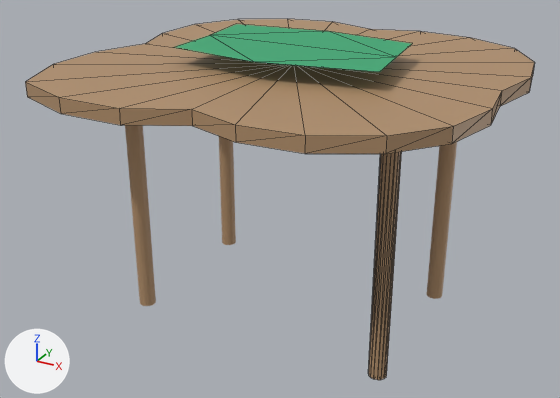
What one commit did to the glTF model assets/mesas/mesa_organica_v03.glb.
Before and after are seen from a camera (50 mm lens) standing at (1.0, -1.899, 0.606) and looking at (-0.023, -0.04, -0.324). Lighting does not change. The marker at lower left points along +X, +Y and +Z. The first picture is the older version. Mesh edges are drawn as thin lines on the coarser meshes. Vertices at exactly the same position are counted once.

Script lines for the objects in view, before the commit:
```python
me_fieltro_v3 = bpy.data.meshes.new('Fieltro_V3')
me_fieltro_v3.from_pydata([(-0.28, -0.18, 0.049), (0.0, -0.22, 0.049), (0.32, -0.16, 0.049), (0.3, 0.0, 0.049), (0.28, 0.18, 0.049), (0.0, 0.22, 0.049), (-0.3, 0.18, 0.049), (-0.28, 0.0, 0.049)], [], [(7, 0, 1), (1, 2, 3), (3, 4, 5), (5, 6, 7), (7, 1, 3), (3, 5, 7)])
me_fieltro_v3.materials.append(mat_fieltro)  # green #3faa76
me_pata_v1_3_001 = bpy.data.meshes.new('Pata_V1_3.001')
me_pata_v1_3_001.from_pydata(...)  # a 16-sided cylinder along z spanning x -0.415..-0.365, y 0.215..0.265, z -0.68..0.02
me_pata_v1_3_001.materials.append(mat_madera)  # brown #b3906c
me_tapa_v3 = bpy.data.meshes.new('Tapa_V3')
me_tapa_v3.from_pydata(...)  # 50 vertices, 96 faces; spans x -0.583..0.616, y -0.575..0.596, z 0.038..0.082
me_tapa_v3.materials.append(mat_madera)  # brown #b3906c
ob_fieltro_v3 = bpy.data.objects.new('Fieltro_V3', me_fieltro_v3)
ob_fieltro_v3.location = (0.0, 0.0, 0.082)
ob_pata_v1_3 = bpy.data.objects.new('Pata_V1_3', me_pata_v1_3_001)
ob_pata_v1_3.location = (0.0, 0.0, 0.0)
ob_tapa_organica_v3 = bpy.data.objects.new('Tapa_Organica_V3', me_tapa_v3)
ob_tapa_organica_v3.location = (0.0, 0.0, 0.0)
# also in view: 'Pata_V1_2' at (0.39, -0.24, -0.33); 'Pata_V1_1' at (-0.39, -0.24, -0.33); 'Pata_V1_4' at (0.39, 0.24, -0.33)
```
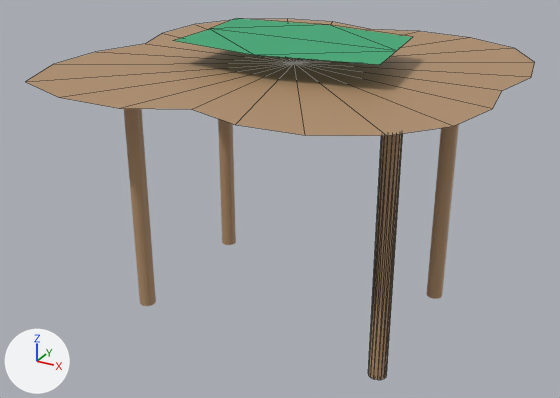
What differs and where, as boxes (x1, y1, x2, y2) in the pictures (560 x 398 px):
'Tapa_Organica_V3', reshaped (13% shorter): before (25, 19, 534, 154); after (26, 19, 534, 136)
'Fieltro_V3', moved: before (175, 24, 412, 72); after (173, 18, 413, 65)
part 1 of me_tapa_v3, deleted (brown): before (25, 67, 534, 154)

Patch to the scene script:
```diff
--- a/assets/mesas/mesa_organica_v03.glb.py
+++ b/assets/mesas/mesa_organica_v03.glb.py
@@ me_tapa_v3 @@
 # used by ob_tapa_organica_v3; location = (0.0, 0.0, 0.0)
-me_tapa_v3.from_pydata(...)  # 50 vertices, 96 faces; spans x -0.583..0.616, y -0.575..0.596, z 0.038..0.082
+me_tapa_v3.from_pydata(...)  # 25 vertices, 24 faces; spans x -0.583..0.616, y -0.575..0.596, z 0.078..0.082
+# me_tapa_v3 part 1
+# 25 vertices are removed from x -0.583..0.616, y -0.575..0.596, z 0.038..0.042
+# 72 faces are deleted
 me_tapa_v3.materials.append(mat_madera)
@@ ob_fieltro_v3 @@
 ob_fieltro_v3 = bpy.data.objects.new('Fieltro_V3', me_fieltro_v3)
-ob_fieltro_v3.location = (0.0, 0.0, 0.082)
+ob_fieltro_v3.location = (0.0, 0.0, 0.1)
```
